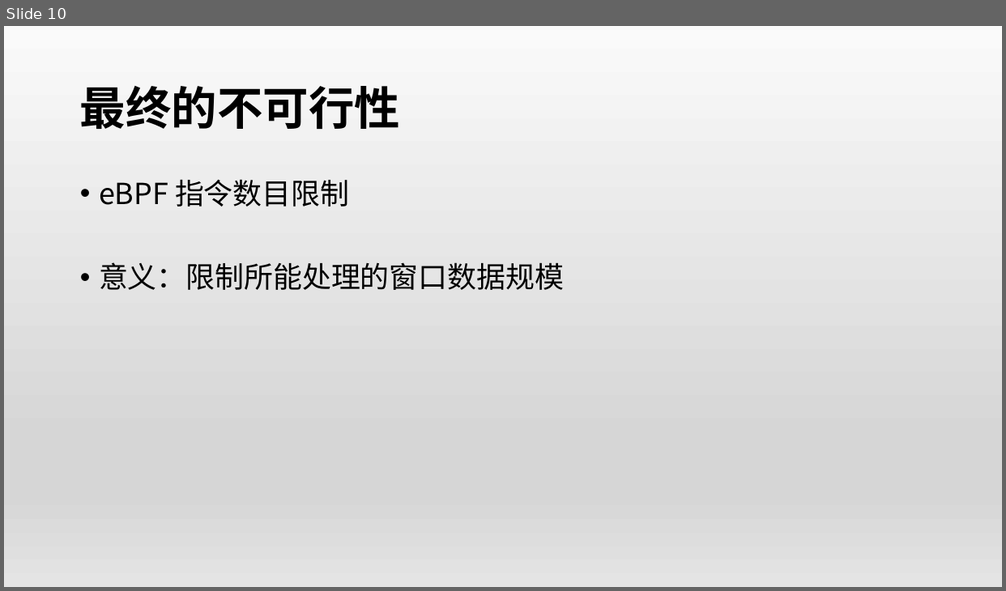
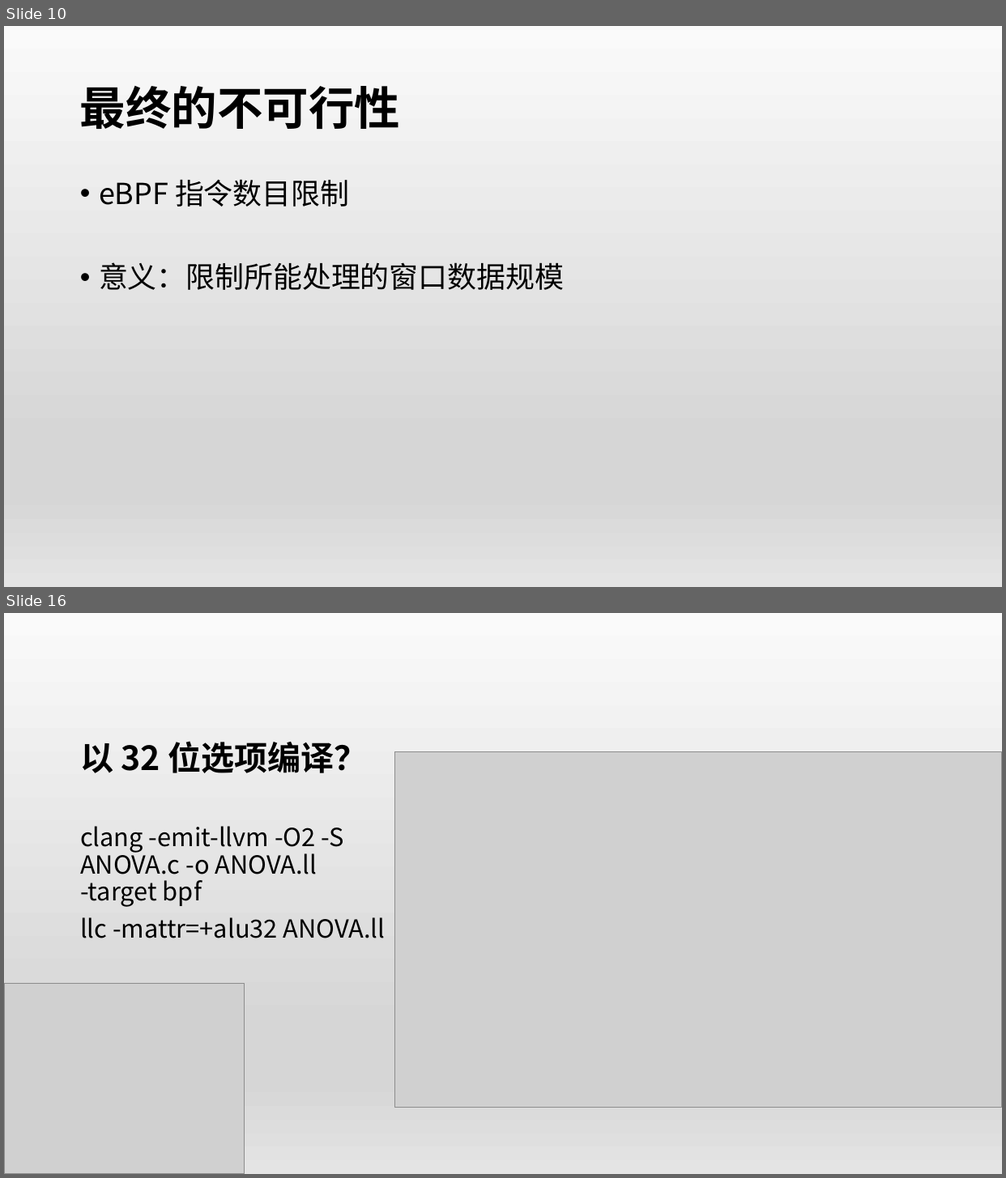
Before and after one commit to OSH-2019/x-monthly-subscription, a slide deck: docs/conclusion.pptx. Shown one above the other, each under a label of ours: slide 10 before the commit, slides 10 and 16 after it; the slides between them are not shown. The pictures are 1006x591 and 1006x1178 pixels, drawn with LibreOffice and Linux fonts; fonts in the diff are those of the drawing; grey boxes stand for pictures. Boxes give left, top, right and bottom in pixels: in the first picture for what was removed or moved away, otherwise in the second. Text is boxed around its words. In the diff, an @@ line names an element or a change of style, - is before the commit and + after.

```diff
--- a/docs/conclusion.pptx
+++ b/docs/conclusion.pptx
@@ slide 16 added at (x1=4, y1=613, x2=1002, y2=1174), background gradient #FAFAFA to #D7D7D7 to #E4E4E4 @@
@@ title added at (x1=80, y1=741, x2=367, y2=773), 32 pt, text #000000, bold @@
+以 32 位选项编译？
@@ picture added at (x1=394, y1=752, x2=1002, y2=1108) @@
@@ text added at (x1=80, y1=826, x2=386, y2=939), 24 pt, text #000000 @@
+clang -emit-llvm -O2 -S ANOVA.c -o ANOVA.ll -target bpf
+llc -mattr=+alu32 ANOVA.ll
@@ picture added at (x1=4, y1=983, x2=245, y2=1174) @@
```
Also in this commit, not shown: 6 slides changed, 29 other slides added.
